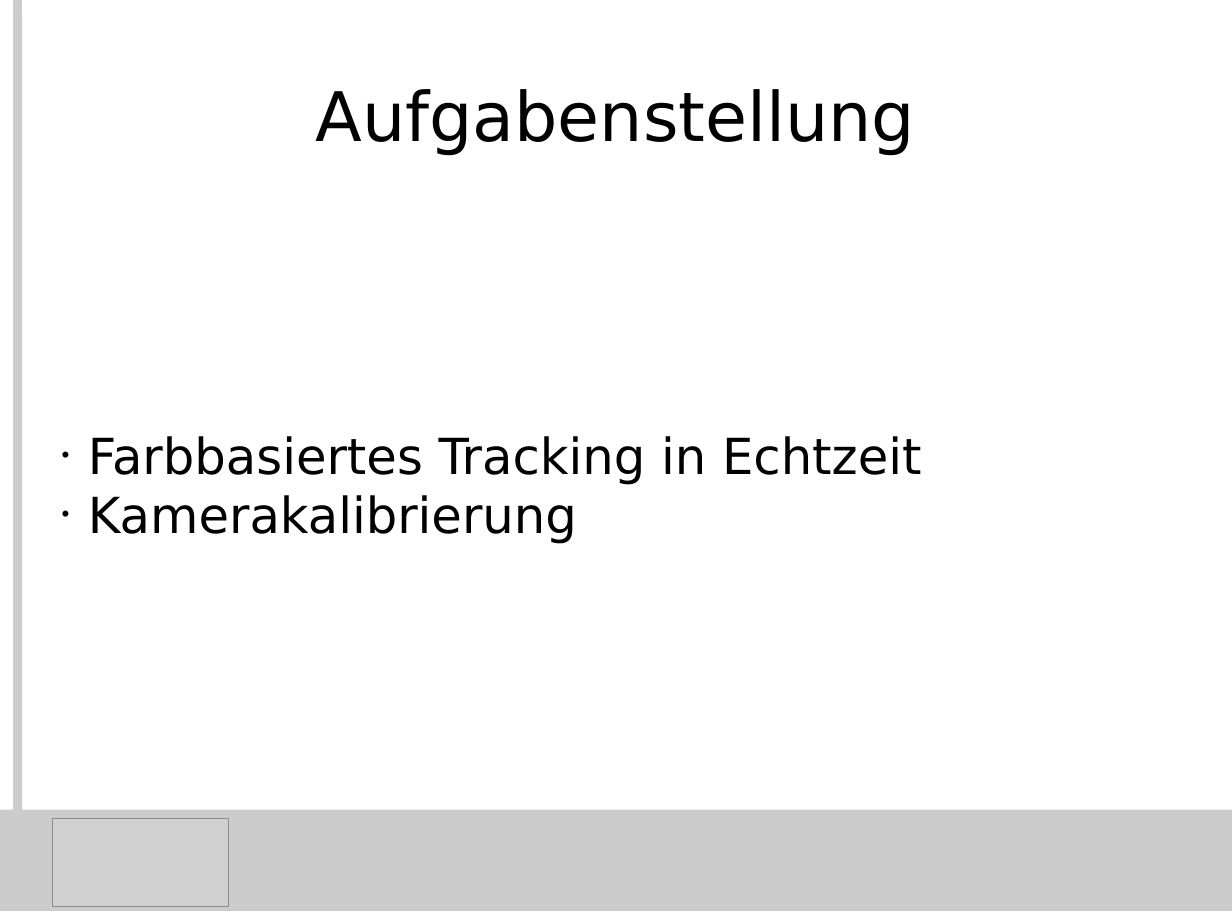
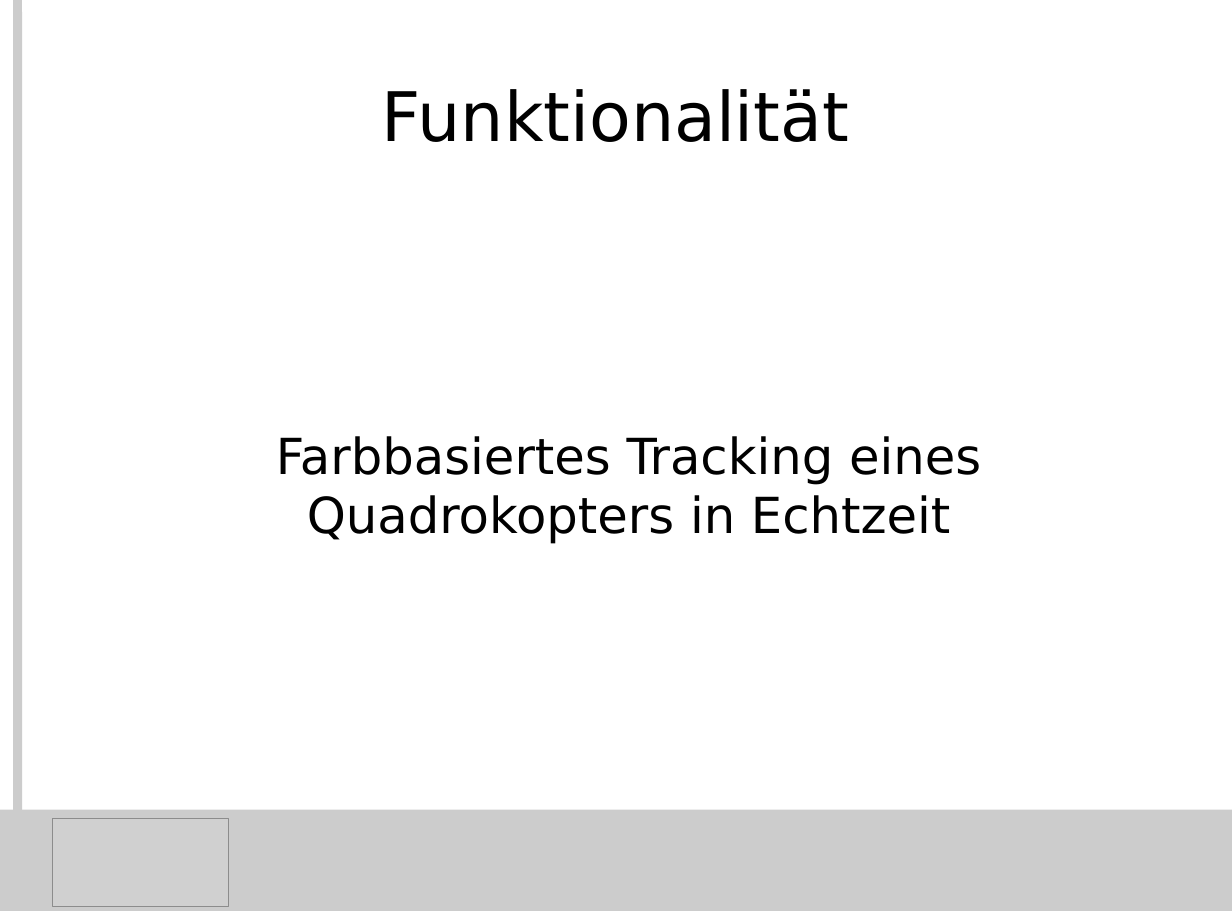
Before and after one commit to KITrokopter/Presentation, a slide deck: slide 2 of camera_module/Folien Kameramodul.odp. Drawn at 1232x924 pixels with LibreOffice and Linux fonts; fonts in the diff are those of the drawing; grey boxes stand for pictures. Boxes give left, top, right and bottom in pixels: in the first picture for what was removed or moved away, otherwise in the second. Text is boxed around its words. In the diff, an @@ line names an element or a change of style, - is before the commit and + after.

```diff
--- a/camera_module/Folien Kameramodul.odp
+++ b/camera_module/Folien Kameramodul.odp
@@ title at <box>382,89,849,142</box>: text changed @@
-Aufgabenstellung
+Funktionalität
@@ subtitle at <box>276,436,981,544</box>: text changed @@
-• Farbbasiertes Tracking in Echtzeit
-• Kamerakalibrierung
+Farbbasiertes Tracking eines Quadrokopters in Echtzeit
```
Also in this commit, not shown: 3 other slides changed, 1 slide added, 1 other file.
